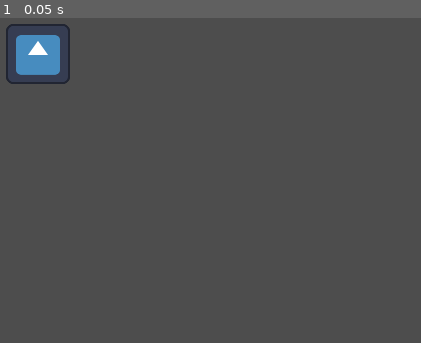
Above: before the commit, frame 1.
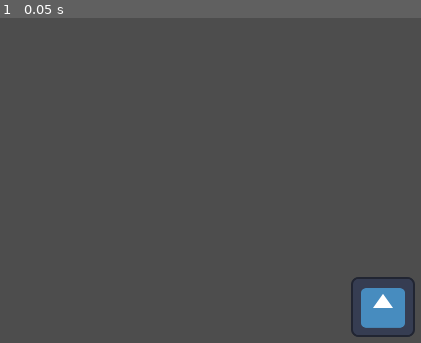
Above: after the commit, the same moment.

Repository: beki-github/speed-click
Game: Godot game, scene res://scenes/game.tscn
The game is run twice, just before and just after one commit, with the same random seed, the same clock (stepped at 60 frames per second) and the same inputs. The engine's default icon, where the game draws it, is replaced by a stand-in: a white triangle on a blue panel in a dark square.
Inputs:
- Up to frame 1 (0.05 s): no input

The runs differ from the first frame. In frame 1, 3.2% of the frame differs, in the area x 1-99%, y 1-99%.

Commit message:
fixed the duplicated node error

Diff:
--- a/project.godot
+++ b/project.godot
@@ -15,10 +15,6 @@
 config/features=PackedStringArray("4.6", "GL Compatibility")
 config/icon="res://assets/icon.svg"
 
-[autoload]
-
-Game="*uid://bqxpc045y286c"
-
 [display]
 
 window/size/viewport_width=800
--- a/scenes/circle.tscn
+++ b/scenes/circle.tscn
@@ -3,19 +3,19 @@
 [ext_resource type="Script" uid="uid://rdge7cag4que" path="res://scripts/circle.gd" id="1_3e3c1"]
 [ext_resource type="Texture2D" uid="uid://c2401j7825mj5" path="res://assets/icon.svg" id="1_wcjn7"]
 
-[sub_resource type="RectangleShape2D" id="RectangleShape2D_3e3c1"]
-size = Vector2(66, 57)
+[sub_resource type="CircleShape2D" id="CircleShape2D_3e3c1"]
+radius = 36.45888
 
 [node name="circle" type="Area2D" unique_id=1297860373]
 script = ExtResource("1_3e3c1")
 
 [node name="CollisionShape2D" type="CollisionShape2D" parent="." unique_id=709528404]
 position = Vector2(3, -1.5)
-shape = SubResource("RectangleShape2D_3e3c1")
+shape = SubResource("CircleShape2D_3e3c1")
 
 [node name="Sprite2D" type="Sprite2D" parent="." unique_id=2085577443]
 position = Vector2(4, 0)
 scale = Vector2(0.5, 0.47)
 texture = ExtResource("1_wcjn7")
 
-[connection signal="input_event" from="." to="." method="_on_input_event"]
+[connection signal="mouse_entered" from="." to="." method="_on_mouse_entered"]
--- a/scenes/game.tscn
+++ b/scenes/game.tscn
@@ -3,6 +3,7 @@
 [ext_resource type="Script" uid="uid://bqxpc045y286c" path="res://scripts/game.gd" id="1_yqjtg"]
 
 [node name="Game" type="Node2D" unique_id=1974316586]
+position = Vector2(2, 0)
 script = ExtResource("1_yqjtg")
 
 [node name="Camera2D" type="Camera2D" parent="." unique_id=1537942329]
--- a/scripts/circle.gd
+++ b/scripts/circle.gd
@@ -1,15 +1,6 @@
 extends Area2D
 signal  cleared
 
-var x:=4
-
-
-
-
-func _on_input_event(_viewport: Node, event: InputEvent, _shape_idx: int) -> void:
-	if event is InputEventMouseButton and event.pressed:
-		print("circle listen to your event")
-		x+=1
-		print(x)
-		cleared.emit()
-		queue_free()
+func _on_mouse_entered() -> void:
+	cleared.emit()
+	queue_free()
--- a/scripts/game.gd
+++ b/scripts/game.gd
@@ -1,6 +1,8 @@
 extends Node2D
 
 var circle_node = preload("res://scenes/circle.tscn")
+
+var rng=RandomNumberGenerator.new()
 
 func _ready() -> void:
 	spawn_circle()
@@ -8,6 +10,7 @@
 func spawn_circle():
 	var new_circle = circle_node.instantiate()
 	new_circle.cleared.connect(_on_circle_cleared)
+	new_circle.position=Vector2i(rng.randi_range(-370,370),rng.randi_range(-270,270))
 	add_child(new_circle)
 
 func _on_circle_cleared():
